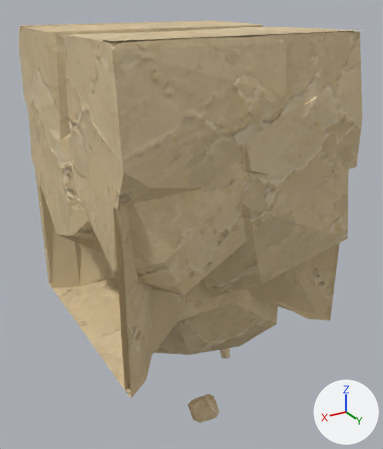
One commit to the glTF model assets/custom/models/ground_modules/ground_bottom_strip_02.glb: the scene before it, then after it.
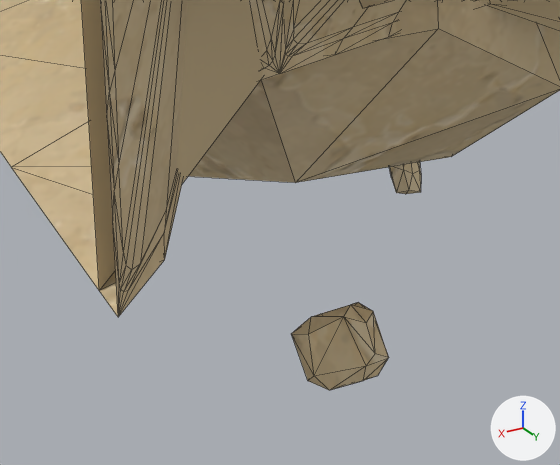
There are two pictures of each version: one whole from a 50 mm lens placed at (1.61, 2.44, 1.02), pointed at (0.44, 0.5, 0.05), one close up on the part from 24% to 72% of the width and 66% to 100% of the height. The axes (+X, +Y, +Z) are drawn at lower right. The lights are the same throughout. The last two pictures show the newer version. The close-ups show mesh edges as thin lines. Vertices at exactly the same position are counted once.

In view in the first close-up: 'GroundBottomStrip02_Body'.
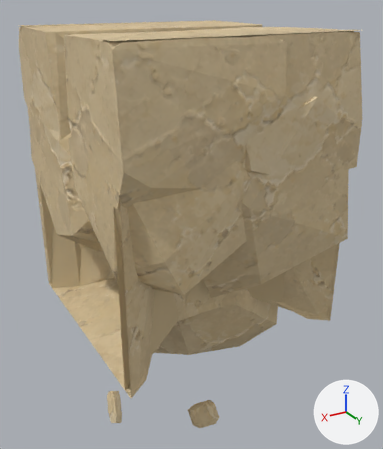
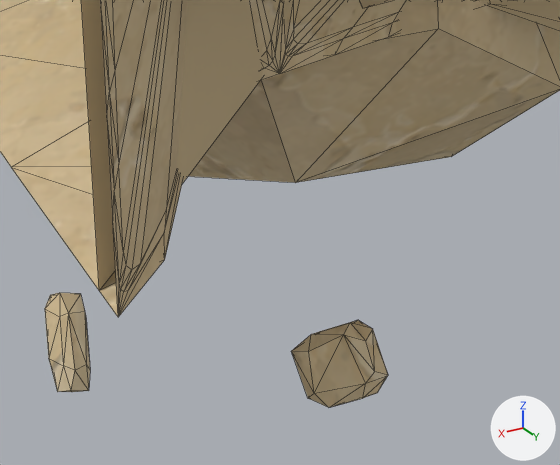
Pixel boxes (x1, y1, x2, y2) of what changed, in the close-ups (560 x 465 px; the box of a moved part takes in the faces that stretch with it):
'GroundBottomStrip02_Body', reshaped
    before: (0, 0, 560, 390)
    after: (0, 0, 560, 407)
part 1 of me_groundbottomstrip02_bodyshouldermesh, moved or reshaped
    before: (291, 302, 389, 390)
    after: (291, 320, 388, 407)
part 2 of me_groundbottomstrip02_bodyshouldermesh, moved or reshaped
    before: (389, 162, 421, 194)
    after: (45, 293, 90, 392)

The change, as a list of edits to the scene's bpy script:
```text
Change me_groundbottomstrip02_bodyshouldermesh:
    used by ob_groundbottomstrip02_body; location = (0.0, 0.0, 0.0)
    remove me_groundbottomstrip02_bodyshouldermesh.from_pydata(...)  # 882 vertices, 1558 faces; spans x 0.0..1.0, y -0.04..1.04, z -0.93..0.91
    add me_groundbottomstrip02_bodyshouldermesh.from_pydata(...)  # 882 vertices, 1558 faces; spans x 0.0..1.0, y -0.04..1.04, z -0.85..0.91
    me_groundbottomstrip02_bodyshouldermesh part 1: the loose piece of 24 vertices spanning x 0.53..0.64, y 0.79..0.92, z -0.75..-0.62 is moved by (0.0, 0.0, -0.03)
    me_groundbottomstrip02_bodyshouldermesh part 2: the loose piece of 24 vertices spanning x 0.08..0.15, y 0.28..0.38, z -0.93..-0.77 is moved by (0.78, 0.22, 0.08)
```
